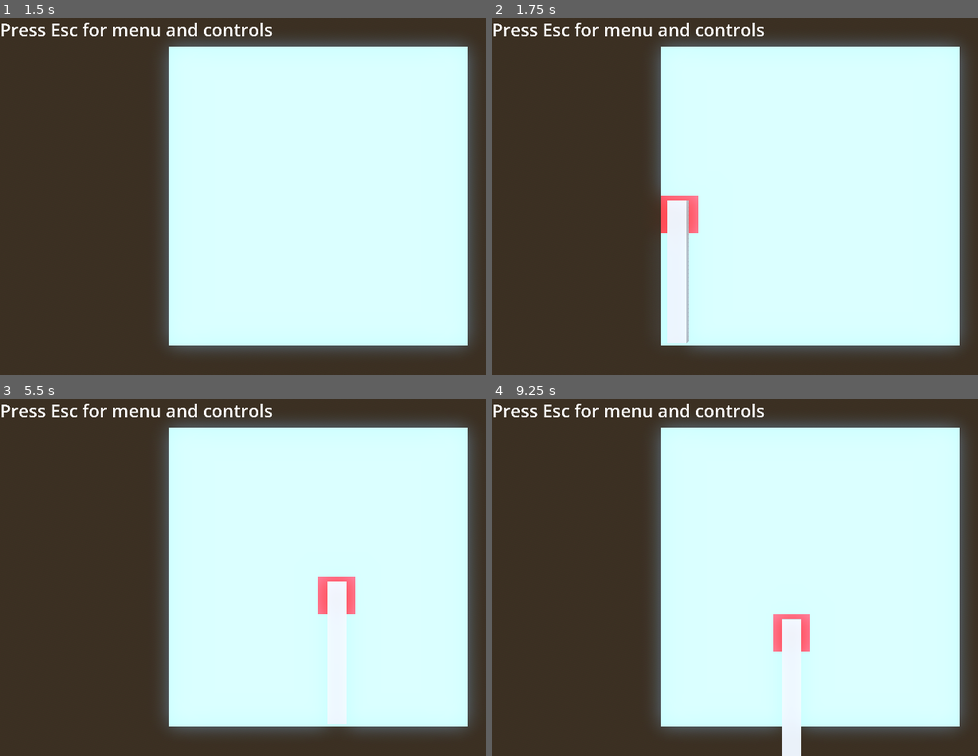
Above: before the commit, frames 1-4 (two rows, left to right).
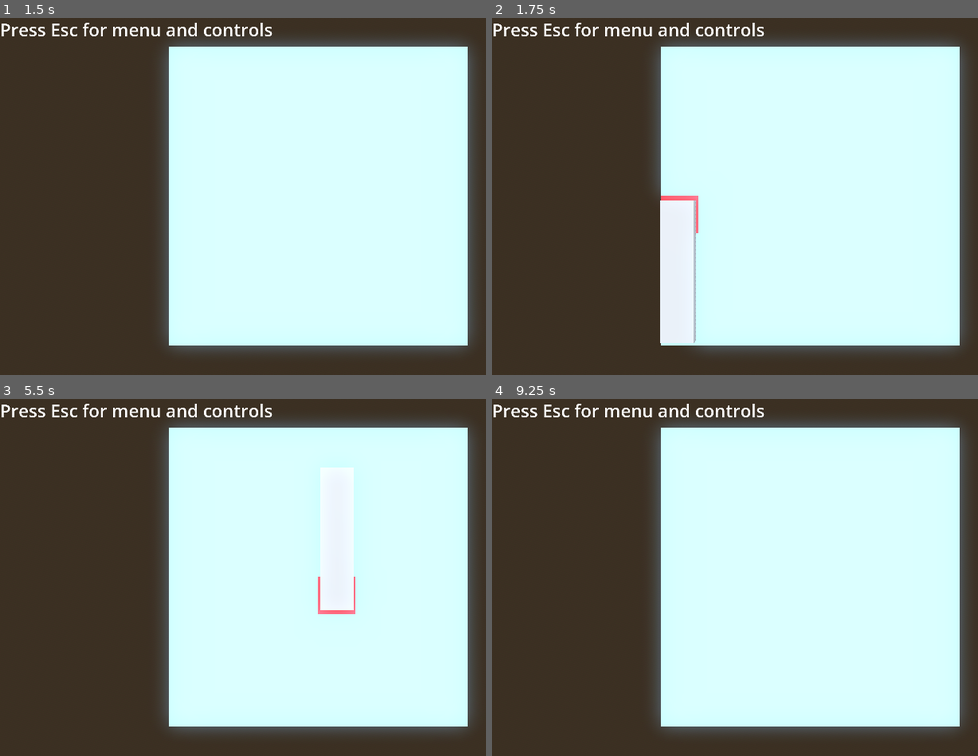
Above: after the commit, the same moments.

Repository: Qwenty228/netcentric
Game: Godot game, scene res://base_level.tscn
The game is run twice, just before and just after one commit, with the same random seed, the same clock (stepped at 60 frames per second) and the same inputs.
Inputs (mouse positions are in pixels of both pictures, inside the frame that each line leads up to):
- Up to frame 1 (1.5 s): tap Enter at 0.5 s; move the mouse to (456, 178) at 0.52 s; tap 1 (boat1) at 0.6 s; tap 4 (boat4) at 0.8, 1.35 s; tap Space at 1.25 s; move the mouse to (189, 214) at 1.27 s
- Up to frame 2 (1.75 s): tap B (build) at 1.55 s
- Up to frame 3 (5.5 s): tap Enter at 2, 3.5 s; move the mouse to (383, 498) at 2.02 s; tap B (build) at 2.1, 5.3 s; click (383, 498) at 2.3 s; tap Space at 2.75, 4.25 s; move the mouse to (286, 648) at 2.77 s; click (286, 648) at 2.85 s; tap R (rotate) at 3.05, 3.6 s; move the mouse to (outside the picture) at 3.52 s; tap 1 (boat1) at 3.8, 4.35 s; move the mouse to (126, 523) at 4.27 s; tap 4 (boat4) at 4.55, 5.1 s; move the mouse to (349, 577) at 5.02 s
- Up to frame 4 (9.25 s): move the mouse to (715, 488) at 5.77 s; tap B (build) at 5.85, 9.05 s; click (715, 488) at 6.05 s; move the mouse to (948, 559) at 6.52 s; click (948, 559) at 6.6 s; tap R (rotate) at 6.8, 7.35 s; move the mouse to (681, 595) at 7.27 s; tap 1 (boat1) at 7.55, 8.1 s; move the mouse to (875, 498) at 8.02 s; tap 4 (boat4) at 8.3, 8.85 s; move the mouse to (778, 648) at 8.77 s

Frame 1 is identical in both runs. In frame 2, 1.4% of the frame differs, in the area x 34-42%, y 51-92%; in frame 3, 0.7%; in frame 4, 0.9%.

Commit message:
Prevent players placing boats out of bounds

Diff:
--- a/Boats/boat_4.gd
+++ b/Boats/boat_4.gd
@@ -2,3 +2,4 @@
 
 @export var units: int = 4
 @export var boat_rotation: float
+var tiles_position: Array[Vector3]
--- a/Boats/boat_4.tscn
+++ b/Boats/boat_4.tscn
@@ -11,7 +11,7 @@
 
 [node name="CSGBox3D" type="CSGBox3D" parent="." groups=["boat"]]
 transform = Transform3D(1, 0, 0, 0, 1, 0, 0, 0, 1, 0, 0, 6)
-size = Vector3(2, 1, 15)
+size = Vector3(3.5, 1, 15)
 script = SubResource("GDScript_4ofea")
 
 [node name="head" type="Marker3D" parent="CSGBox3D"]
--- a/Boats/small_boat.gd
+++ b/Boats/small_boat.gd
@@ -1,3 +1,5 @@
 extends Node3D
 
 @export var units: int = 1
+@export var boat_rotation: float
+var tiles_position: Array[Vector3]
--- a/Boats/small_boat.tscn
+++ b/Boats/small_boat.tscn
@@ -6,6 +6,6 @@
 script = ExtResource("1_qwx7j")
 
 [node name="CSGBox3D" type="CSGBox3D" parent="." groups=["boat"]]
-size = Vector3(1.5, 1, 3)
+size = Vector3(3.5, 1, 3)
 
 [node name="Head" type="Marker3D" parent="CSGBox3D"]
--- a/RayPickerCamera/ray_picker_camera.gd
+++ b/RayPickerCamera/ray_picker_camera.gd
@@ -22,6 +22,7 @@
 				if previous_boat!= null:
 					previous_boat.queue_free()
 					grid_map.set_cell_item(previous_cell, 0)
+
 	var mouse_position: Vector2 = get_viewport().get_mouse_position()
 	ray_cast_3d.target_position = project_local_ray_normal(mouse_position) * 500
 	ray_cast_3d.force_raycast_update()
@@ -29,37 +30,71 @@
 		Input.set_default_cursor_shape(Input.CURSOR_POINTING_HAND)
 		var collider = ray_cast_3d.get_collider()
 
-		#if clicking on a fixed boat
-		if collider.is_in_group("boat"):
-			if Input.is_action_just_pressed("click"):
-				var temp_cell = grid_map.local_to_map(collider.get_child(0).global_position)
-				var boat_rotation = collider.get_parent().global_rotation
-				print(boat_rotation)
-				for i in range(collider.get_parent().units):
-					grid_map.set_cell_item(temp_cell, 0)
-					temp_cell.z += 1
-				previous_boat = null
-				collider.queue_free()
-
-		elif collider is GridMap:
+		if collider is GridMap:
 			if build_mode:
 				var collision_point = ray_cast_3d.get_collision_point()
 				var cell = grid_map.local_to_map(collision_point)
 				var tile_position = grid_map.map_to_local(cell)
+
+				#boat rotation
+				if Input.is_action_just_pressed("rotate"):
+					if previous_boat != null:
+						previous_boat.queue_free()
+						previous_boat = boat_manager.build_boat(tile_position)
+
+					#check if illegal
+					if previous_boat!=null:
+						var boat_rotation = previous_boat.boat_rotation
+						var temp_cell = cell
+						var broken = false
+						for i in range(previous_boat.units):
+							if grid_map.get_cell_item(temp_cell) != 0 && i >0:
+								broken = true
+								break
+							if abs(boat_rotation) == 0:
+								temp_cell.z += 1
+							elif round(abs(boat_rotation)) == 3:
+								temp_cell.z -= 1
+							elif abs(boat_rotation) == PI/2:
+								temp_cell.x -= 1
+							elif abs(boat_rotation) == 3*PI/2:
+								temp_cell.x += 1
+						if broken:
+							previous_boat.queue_free()
+							previous_boat = null
+							grid_map.set_cell_item(cell, 0)
+
+
+				#boat type
+				if Input.is_action_just_pressed("boat1") || Input.is_action_just_pressed("boat4"):
+					if previous_boat != null:
+						previous_boat.queue_free()
+						previous_boat = boat_manager.build_boat(tile_position)
 
 				#fix boat in place or delete
 				if Input.is_action_just_pressed("click"):
 					if grid_map.get_cell_item(cell) != 2:
 						grid_map.set_cell_item(cell, 2)
 						var temp_cell = cell
-						previous_boat.get_child(0).use_collision = true
-						for i in range(previous_boat.units-1):
-							temp_cell.z += 1
+						var boat_rotation = previous_boat.boat_rotation
+						for i in range(previous_boat.units):
 							grid_map.set_cell_item(temp_cell, 2)
+							previous_boat.tiles_position.append(grid_map.map_to_local(temp_cell))
+							if abs(boat_rotation) == 0:
+								temp_cell.z += 1
+							elif round(abs(boat_rotation)) == 3:
+								temp_cell.z -= 1
+							elif abs(boat_rotation) == PI/2:
+								temp_cell.x -= 1
+							elif abs(boat_rotation) == 3*PI/2:
+								temp_cell.x += 1
 						previous_boat = null
 					elif grid_map.get_cell_item(cell) == 2:
-						grid_map.set_cell_item(cell, 0)
-						boat_manager.delete_boat(tile_position)
+						var boat = boat_manager.find_boat(grid_map.map_to_local(cell))
+						for position in boat.tiles_position:
+							grid_map.set_cell_item(grid_map.local_to_map(position), 0)
+						if boat != null:
+							boat.queue_free()
 
 				#remove highlighted cell when hovering over fixed cells
 				if grid_map.get_cell_item(cell) == 2:
@@ -75,19 +110,31 @@
 							previous_boat.queue_free()
 							grid_map.set_cell_item(previous_cell, 0)
 
-				#create new boat
+				#create new temporary boat
 				if grid_map.get_cell_item(cell) == 0:
-					grid_map.set_cell_item(cell, 1)
 					previous_cell = cell
 					previous_boat = boat_manager.build_boat(tile_position)
 
-				#boat rotation
-				if Input.is_action_just_pressed("rotate"):
-					previous_boat = boat_manager.rotate_boat(tile_position)
-
-				#boat type
-				if Input.is_action_just_pressed("boat1") || Input.is_action_just_pressed("boat4"):
-					boat_manager.delete_boat(tile_position)
-					previous_boat = boat_manager.build_boat(tile_position)
+					#check if will illegal
+					var boat_rotation = previous_boat.boat_rotation
+					var temp_cell = cell
+					var broken = false
+					for i in range(previous_boat.units):
+						if grid_map.get_cell_item(temp_cell) != 0 && i >0:
+							broken = true
+							break
+						if abs(boat_rotation) == 0:
+							temp_cell.z += 1
+						elif round(abs(boat_rotation)) == 3:
+							temp_cell.z -= 1
+						elif abs(boat_rotation) == PI/2:
+							temp_cell.x -= 1
+						elif abs(boat_rotation) == 3*PI/2:
+							temp_cell.x += 1
+					if broken:
+						previous_boat.queue_free()
+						previous_boat = null
+					else:
+						grid_map.set_cell_item(cell, 1)
 	else:
 		Input.set_default_cursor_shape(Input.CURSOR_ARROW)
--- a/boat_manager.gd
+++ b/boat_manager.gd
@@ -7,7 +7,13 @@
 	set(boat_type):
 		current_boat_type = boat_type
 
-var rotation_angle:float = 0.0
+var rotation_angle:= 0.0:
+	set(angle):
+		rotation_angle -= angle
+		if rotation_angle == -2*PI:
+			rotation_angle = 0
+
+
 var current_boat: Node3D
 
 func _process(delta:float) -> void:
@@ -17,24 +23,31 @@
 	if Input.is_action_just_pressed("boat4"):
 		current_boat_type = boat_4
 
+	if Input.is_action_just_pressed("rotate"):
+		rotation_angle = PI/2
+
 func build_boat(boat_position: Vector3) -> Node3D:
+
 	if current_boat_type != null:
 		var new_boat = current_boat_type.instantiate()
 		add_child(new_boat)
 		new_boat.global_position = boat_position
 		new_boat.global_rotation.y = rotation_angle
+
 		current_boat = new_boat
+		new_boat.boat_rotation = rotation_angle
 		return new_boat
 	return null
 
 func delete_boat(boat_position: Vector3) -> void:
 	for child in get_children():
-		if child.global_position == boat_position:
-			child.queue_free()
+		for tile_position in child.tiles_position:
+			if tile_position == boat_position:
+				child.queue_free()
 
-func rotate_boat(boat_position: Vector3) -> Node3D:
-	rotation_angle -= PI/2
-	print(rotation_angle)
-	var current_boat_position = current_boat.global_position
-	current_boat.queue_free()
-	return build_boat(current_boat_position)
+func find_boat(boat_position: Vector3) -> Node3D:
+	for child in get_children():
+		for tile_position in child.tiles_position:
+			if tile_position == boat_position:
+				return child
+	return null
Not shown: 6 places in MeshLibaries/SpaceLibrary.tres that only renumber resources
